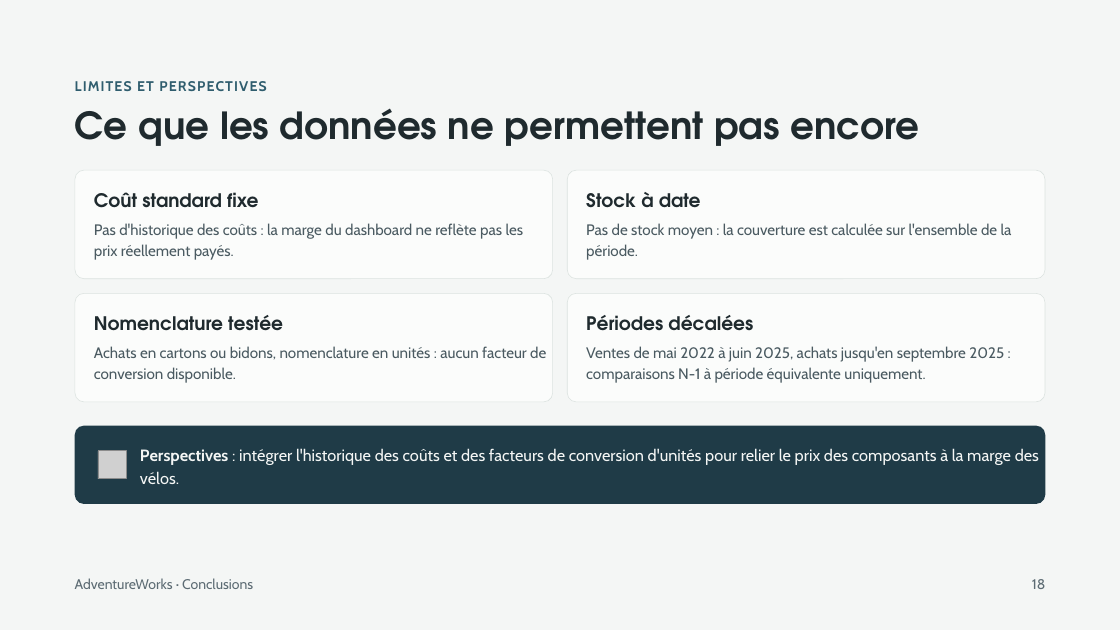
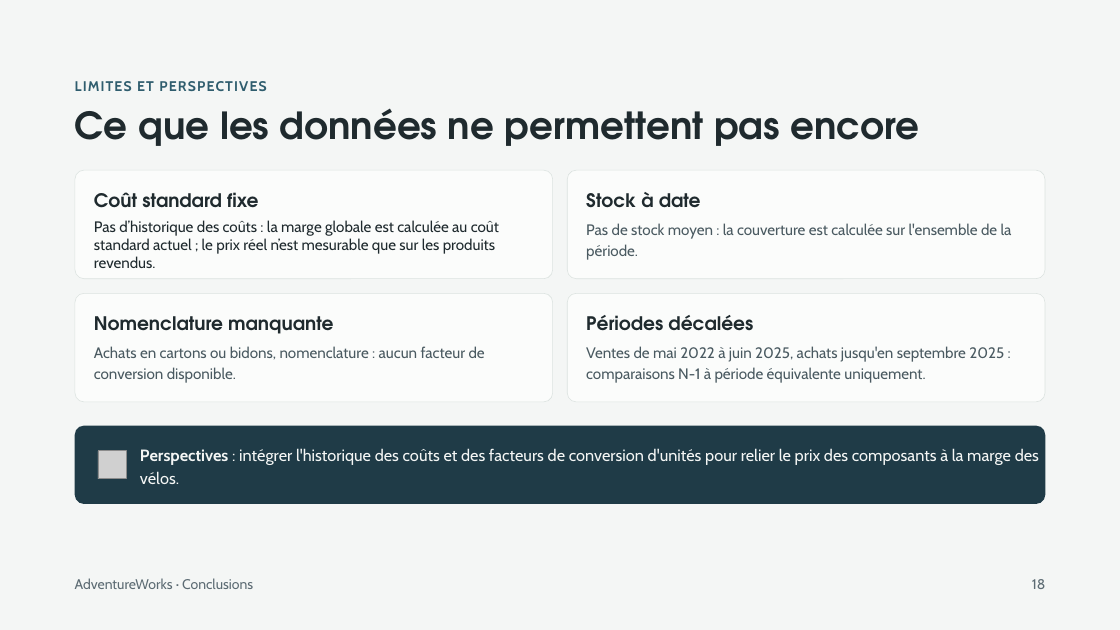
Before and after one commit to XiaoqingGdc/adventureworks-supply-chain-analysis, a slide deck: slide 17 of presentation/AdventureWorks_Soutenance.pptx (slide 18 before the commit). Drawn at 1120x630 pixels with LibreOffice and Linux fonts; fonts in the diff are those of the drawing; grey boxes stand for pictures. Boxes give left, top, right and bottom in pixels: in the first picture for what was removed or moved away, otherwise in the second. Text is boxed around its words. In the diff, an @@ line names an element or a change of style, - is before the commit and + after.

```diff
--- a/presentation/AdventureWorks_Soutenance.pptx
+++ b/presentation/AdventureWorks_Soutenance.pptx
@@ text at (94, 220, 499, 268): text changed; size 13 to 12.9 pt; text colour #4A5A61 to #1F2A2E @@
-Pas d'historique des coûts : la marge du dashboard ne reflète pas les prix réellement payés.
+Pas d’historique des coûts : la marge globale est calculée au coût standard actuel ; le prix réel n’est mesurable que sur les produits revendus.
@@ text at (94, 316, 333, 334): text changed @@
-Nomenclature testée
+Nomenclature manquante
@@ text at (94, 346, 485, 383): text changed @@
-Achats en cartons ou bidons, nomenclature en unités : aucun facteur de conversion disponible.
+Achats en cartons ou bidons, nomenclature : aucun facteur de conversion disponible.
```
Also in this commit, not shown: 9 other slides changed, 1 slide removed.
